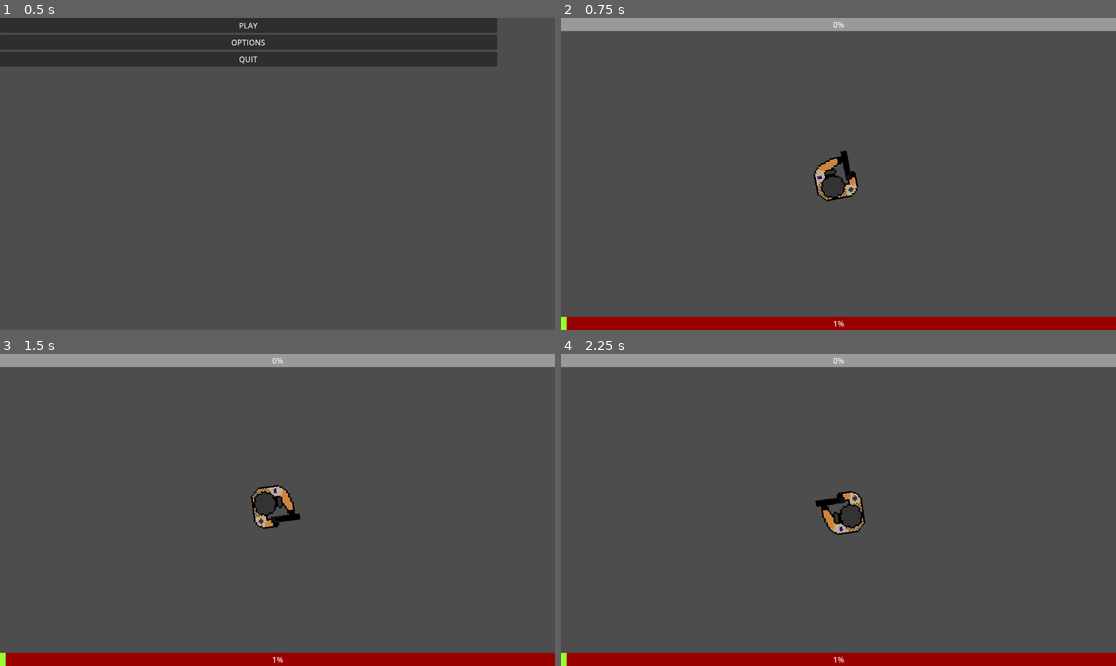
Above: before the commit, frames 1-4 (two rows, left to right).
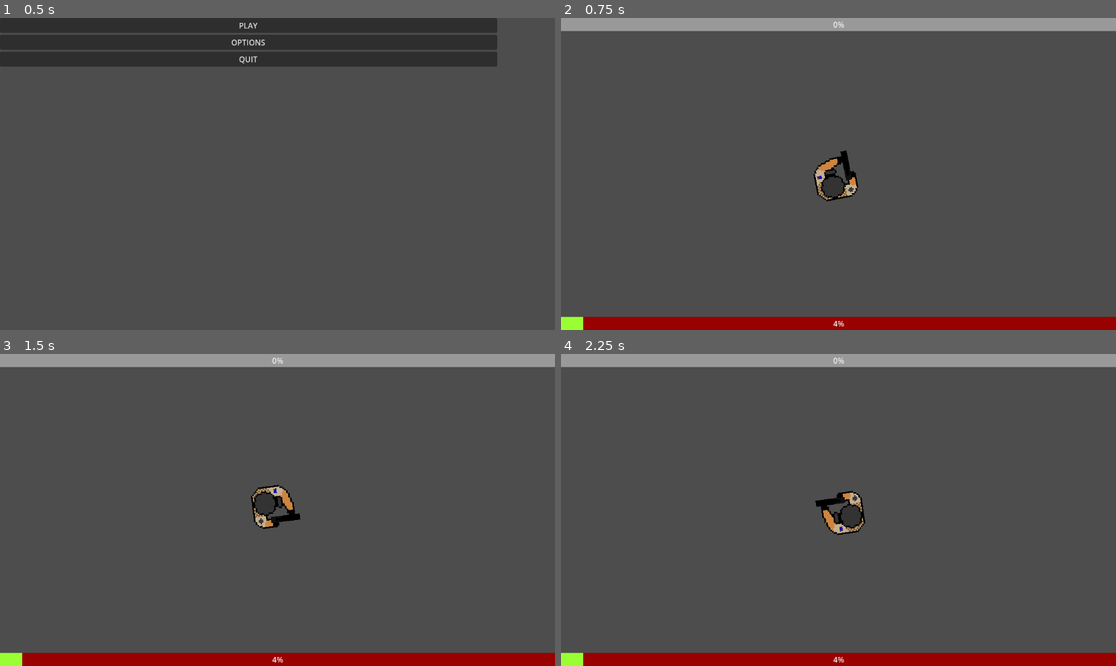
Above: after the commit, the same moments.

Repository: MagmaticPage255/Top-Down-Shooter
Game: Godot game, scene res://Scenes/menu.tscn
The game is run twice, just before and just after one commit, with the same random seed, the same clock (stepped at 60 frames per second) and the same inputs.
Inputs (mouse positions are in pixels of both pictures, inside the frame that each line leads up to):
- Up to frame 1 (0.5 s): no input
- Up to frame 2 (0.75 s): click "PLAY" at 0.5 s
- Up to frame 3 (1.5 s): tap Enter at 1.25 s; move the mouse to (399, 494) at 1.27 s; hold D (right) from 1.28 s (still down); click (399, 494) at 1.35 s
- Up to frame 4 (2.25 s): tap Space at 2 s; move the mouse to (727, 525) at 2.02 s; release D (right) at 2.03 s; hold S (down) from 2.03 s (still down); click (727, 525) at 2.1 s

Frame 1 is identical in both runs. In frame 2, 0.1% of the frame differs, in the area x 1-50%, y 95-100%; in frame 3, 0.1%; in frame 4, 0.1%.

Commit message:
i cant do it

Diff:
--- a/Scenes/Enemy#1.gd
+++ b/Scenes/Enemy#1.gd
@@ -28,7 +28,6 @@
 
 	if ray_cast_2d.is_colliding() and ray_cast_2d.get_collider() == player and can_damage:
 		player.take_damage(damage)
-		await get_tree().create_timer(COOLDOWN_TIME)
 		can_damage = true
 		$MuzzleFlash.show()
 		$MuzzleFlash/Timer.start()
--- a/Scenes/enemy#2.gd
+++ b/Scenes/enemy#2.gd
@@ -28,10 +28,11 @@
 
 	if ray_cast_2d.is_colliding() and ray_cast_2d.get_collider() == player and can_damage:
 		player.take_damage(damage)
+		can_damage = true
 		$MuzzleFlash.show()
 		$MuzzleFlash/Timer.start()
 		$ShootSound.play()
-		can_damage = true
+		can_damage = false
 
 func take_damage(dmg):
 	enemy_health -= dmg
@@ -42,3 +43,17 @@
 		new_xp.global_position = global_position
 		add_sibling(new_xp)
 	z_index = -1
+
+
+func _on_cooldown_time_timeout() -> void:
+	pass # Replace with function body.
+
+func attack():
+	var area = $Area2D
+	area.enabled = true
+
+	# Check for collisions within the area
+	for body in area.get_overlapping_bodies():
+		if body.has_method('take_damage'):
+			body.take_damage(5)  # Adjust this value as needed
+	area.enabled = false
--- a/Scenes/health.gd
+++ /dev/null
@@ -1,13 +0,0 @@
-extends ProgressBar
-
-@onready var label = $Label
-
-func set_health_bar(health, maxHealth):
-	max_value = maxHealth
-	value = health
-
-	label.text = str(health)
-
-func change_health(newValue):
-	value += newValue
-	label.text = str(value)
--- a/Scenes/player.tscn
+++ b/Scenes/player.tscn
@@ -5,7 +5,6 @@
 [ext_resource type="Texture2D" uid="uid://dinr3towqc8f" path="res://Player/RRT Guy Walk.png" id="3_uvceb"]
 [ext_resource type="Texture2D" uid="uid://re61426di5ik" path="res://Other Assests/MUZZLE FLASH.png" id="4_7jv1c"]
 [ext_resource type="AudioStream" uid="uid://iwwwdu5hqcnd" path="res://SFX/481582__malatestiniccom__gun-4.wav" id="5_niumo"]
-[ext_resource type="Script" path="res://Scenes/health.gd" id="6_qktdb"]
 
 [sub_resource type="AtlasTexture" id="AtlasTexture_ceb0m"]
 atlas = ExtResource("2_82pix")
@@ -57,6 +56,21 @@
 
 [sub_resource type="StyleBoxFlat" id="StyleBoxFlat_edwqq"]
 bg_color = Color(0.6, 1, 0.196078, 1)
+
+[sub_resource type="GDScript" id="GDScript_a6lib"]
+script/source = "extends ProgressBar
+
+@onready var label = $Label
+
+func set_health_bar(player_health):
+	value = player_health
+
+	label.text = str(player_health)
+
+func change_health(newValue):
+	value += newValue
+	label.text = str(value)
+"
 
 [node name="Player" type="CharacterBody2D" groups=["player"]]
 script = ExtResource("1_falvs")
@@ -154,7 +168,9 @@
 grow_vertical = 0
 theme_override_styles/background = SubResource("StyleBoxFlat_pn868")
 theme_override_styles/fill = SubResource("StyleBoxFlat_edwqq")
-script = ExtResource("6_qktdb")
+max_value = 25.0
+step = 1.0
+script = SubResource("GDScript_a6lib")
 
 [node name="Label" type="Label" parent="UI/Control/Health"]
 layout_mode = 0
